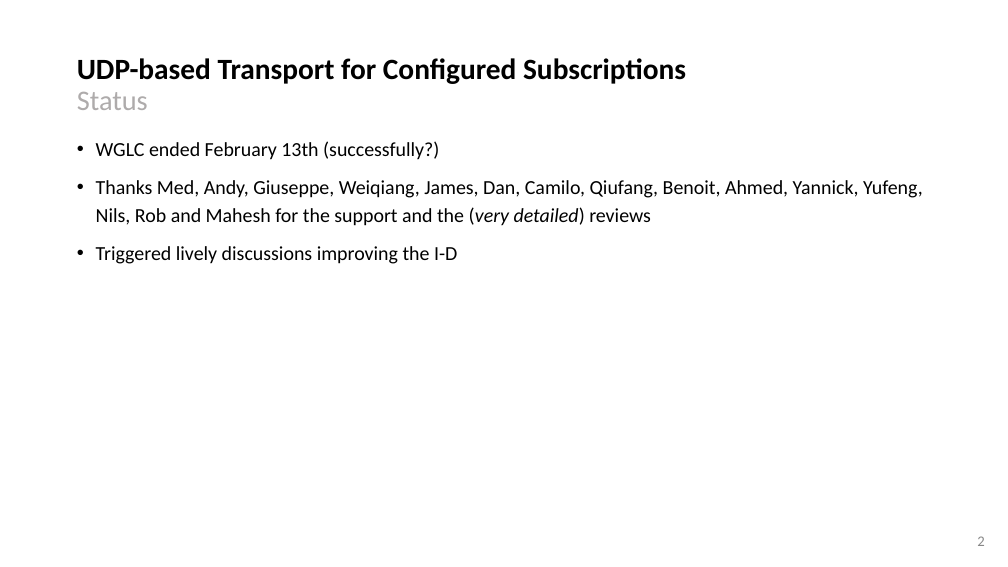
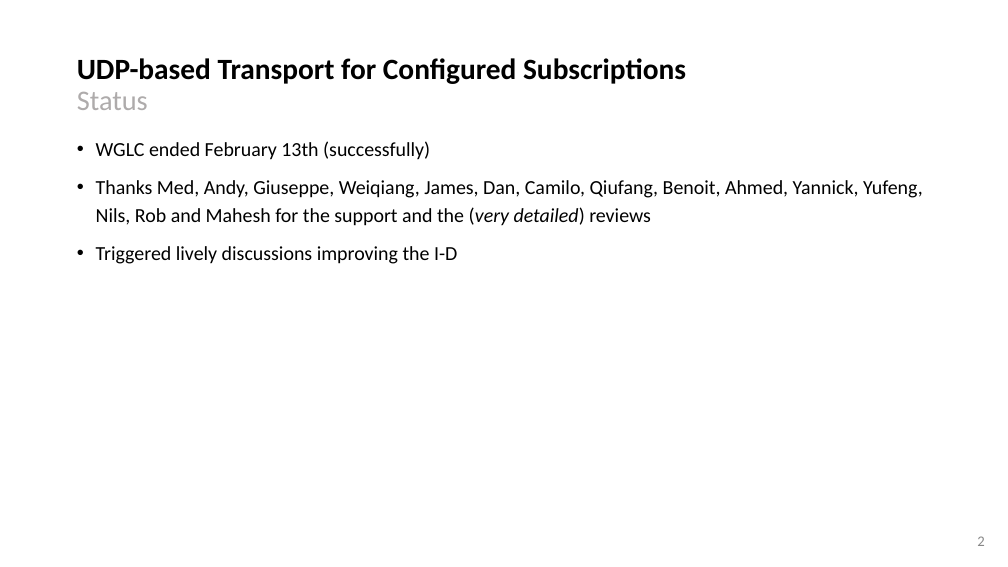
Before and after one commit to network-analytics/ietf-network-analytics-document-status, a slide deck: slide 2 of 122/NETCONF/draft-ietf-netconf-udp-notif-122.pptx. Drawn at 1008x567 pixels with LibreOffice and Linux fonts; fonts in the diff are those of the drawing. Boxes give left, top, right and bottom in pixels: in the first picture for what was removed or moved away, otherwise in the second. Text is boxed around its words. In the diff, an @@ line names an element or a change of style, - is before the commit and + after.

```diff
--- a/122/NETCONF/draft-ietf-netconf-udp-notif-122.pptx
+++ b/122/NETCONF/draft-ietf-netconf-udp-notif-122.pptx
@@ text at [96, 141, 430, 160]: text changed @@
-• WGLC ended February 13th (successfully?)
+• WGLC ended February 13th (successfully)
```
Also in this commit, not shown: 3 other slides changed, 1 other file.
